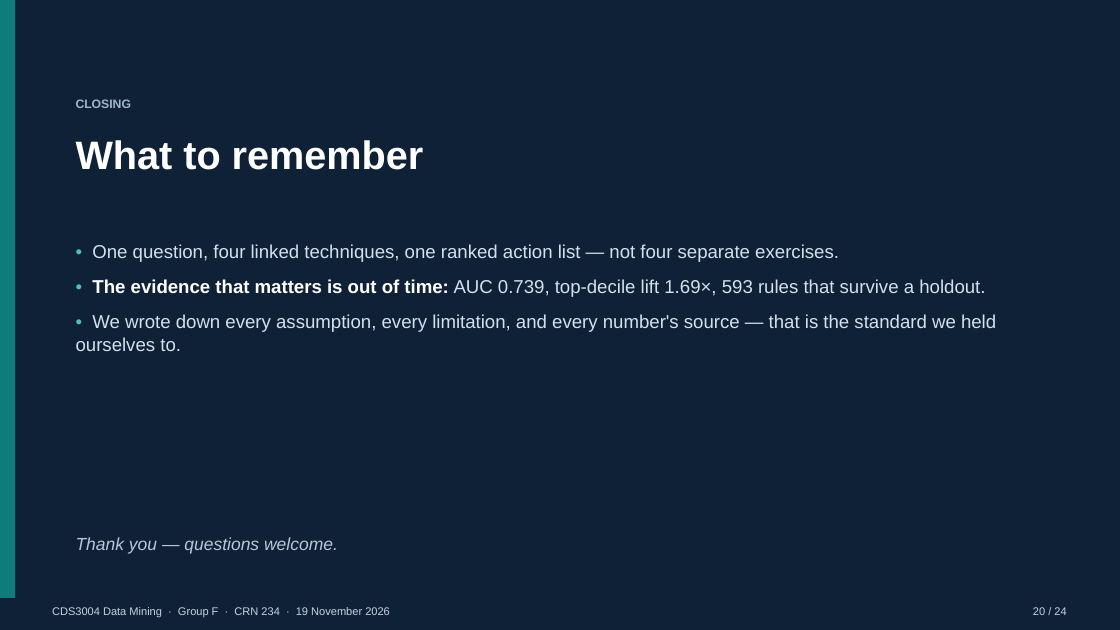
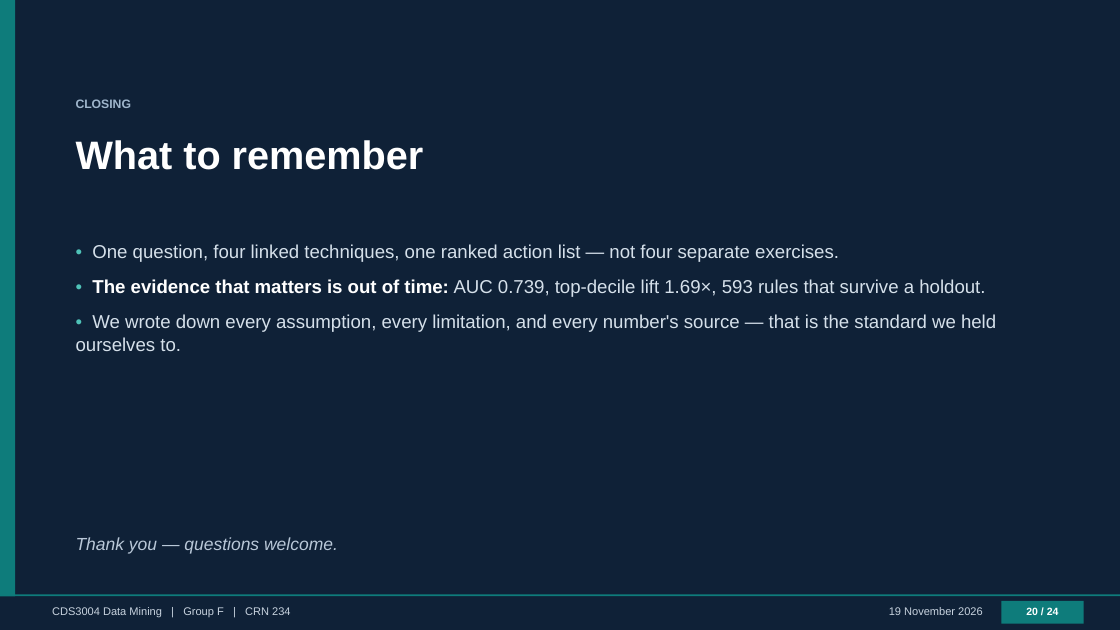
Before and after one commit to AaaaaronLIN/CDS3004_online_retail, a slide deck: slide 20 of presentation/CDS3004_GroupF_CRN234_Slides.pptx. Drawn at 1120x630 pixels with LibreOffice and Linux fonts; fonts in the diff are those of the drawing. Boxes give left, top, right and bottom in pixels: in the first picture for what was removed or moved away, otherwise in the second. Text is boxed around its words. In the diff, an @@ line names an element or a change of style, - is before the commit and + after.

Commit message:
style(deck): clean footer separators and add section chips

```diff
--- a/presentation/CDS3004_GroupF_CRN234_Slides.pptx
+++ b/presentation/CDS3004_GroupF_CRN234_Slides.pptx
@@ rectangle: place and size @@
-rectangle at [0,598,1120,630]
+rectangle at [0,595,1120,597]
@@ rectangle at [0,595,1120,597]: fill #0F2137 to #0E7C7B @@
@@ rectangle added at [0,597,1120,630], fill #0F2137 @@
@@ text at [52,607,290,617]: text changed @@
-CDS3004 Data Mining · Group F · CRN 234 · 19 November 2026
+CDS3004 Data Mining | Group F | CRN 234
@@ text added at [889,607,983,615], 9.5 pt, text #C7D2DE @@
+19 November 2026
@@ text "20 / 24": place and size @@
-text "20 / 24" at [1033,607,1066,615]
+text "20 / 24" at [1026,607,1059,615]
@@ text "20 / 24" at [1026,607,1059,615]: size 9.5 to 9 pt, text colour #C7D2DE to #FFFFFF, bold on; alignment right to centre @@
@@ rectangle added at [1002,602,1084,624], fill #0E7C7B @@
```
Also in this commit, not shown: 23 other slides changed, 1 other file.
